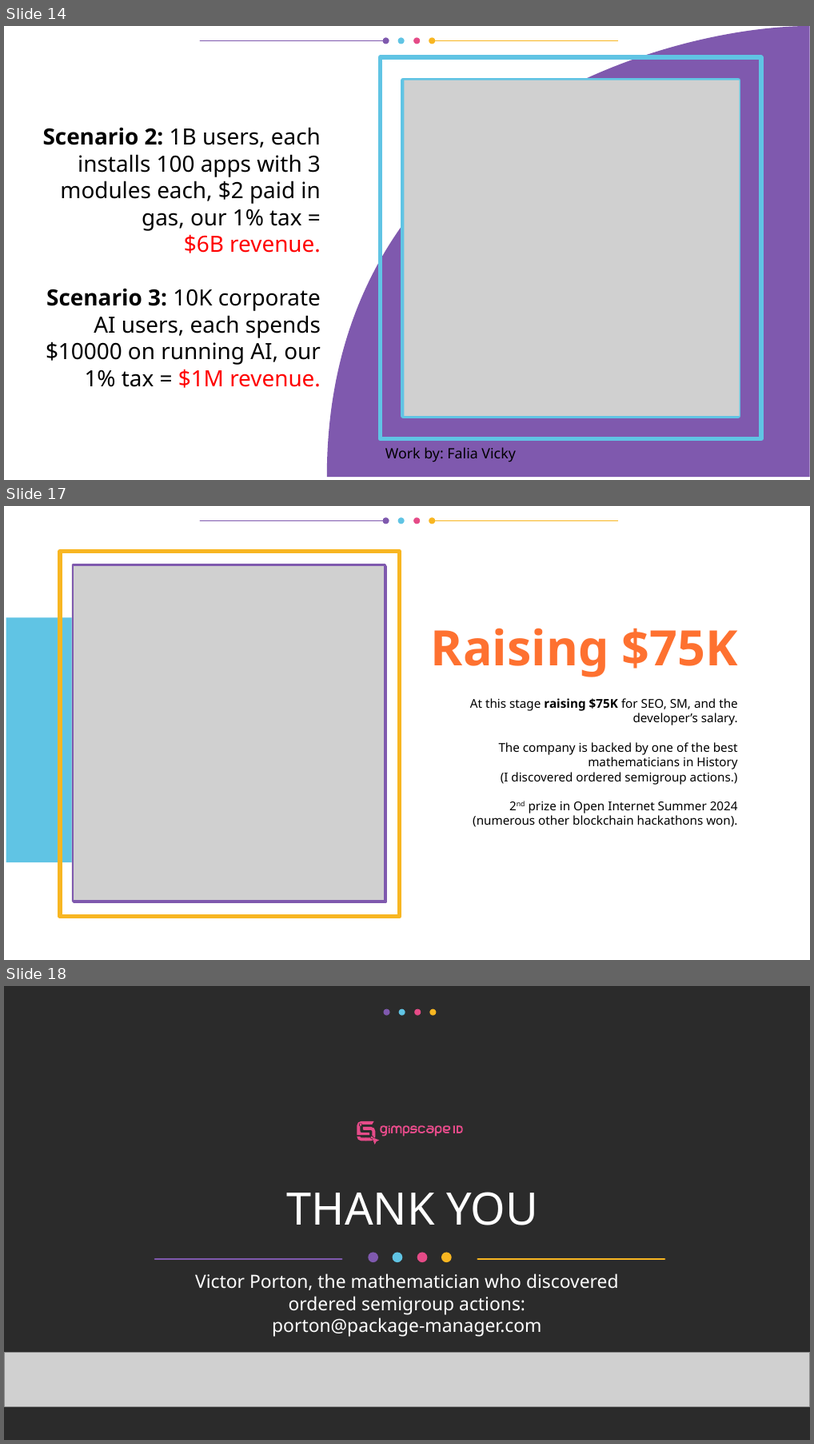
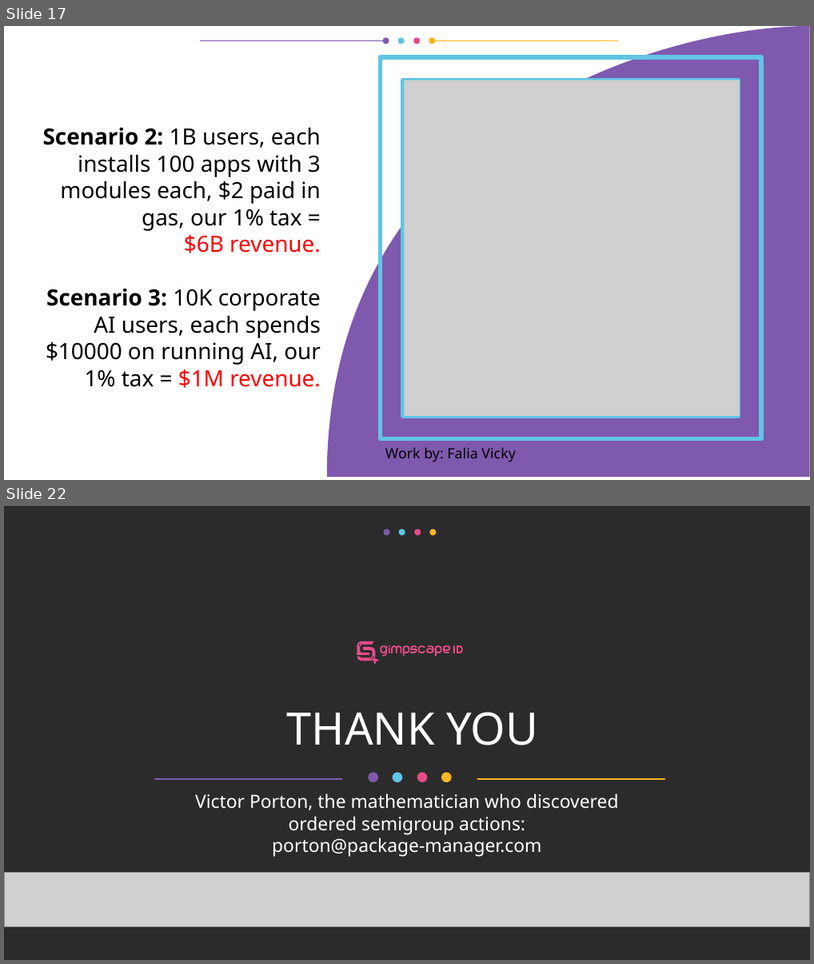
Before and after one commit to vporton/icp-package-manager, a slide deck: docs/long-pitchdeck.odp. Shown one above the other, each under a label of ours: slides 14, 17 and 18 before the commit, slides 17 and 22 after it; the slides between them are not shown. The pictures are 814x1444 and 814x964 pixels, drawn with LibreOffice and Linux fonts; fonts in the diff are those of the drawing; grey boxes stand for pictures; background and template pictures are left out; a plain dark background stands for a picture behind light text. Boxes give left, top, right and bottom in pixels: in the first picture for what was removed or moved away, otherwise in the second. Text is boxed around its words. In the diff, an @@ line names an element or a change of style, - is before the commit and + after.

```diff
--- a/docs/long-pitchdeck.odp
+++ b/docs/long-pitchdeck.odp
@@ slide 17 removed at <box>4,506,810,960</box>, background #FFFFFF; not listed: 2 template elements that a slide beside it also shows @@
@@ group removed at <box>383,518,436,524</box>: 4 freeform shapes @@
@@ freeform shape removed at <box>60,552,400,916</box> @@
@@ picture removed at <box>72,564,386,902</box> @@
@@ freeform shape removed at <box>73,564,386,900</box> @@
@@ freeform shape removed at <box>73,564,386,900</box> @@
@@ freeform shape removed at <box>74,566,386,902</box> @@
@@ freeform shape removed at <box>79,572,378,894</box> @@
@@ freeform shape removed at <box>80,573,379,896</box> @@
@@ freeform shape removed at <box>6,618,266,862</box> @@
@@ title removed at <box>431,628,738,677</box> @@
-Raising $75K
@@ title removed at <box>470,698,738,827</box> @@
-At this stage raising $75K for SEO, SM, and the developer’s salary.
-The company is backed by one of the best mathematicians in History
-(I discovered ordered semigroup actions.)
-2nd prize in Open Internet Summer 2024
-(numerous other blockchain hackathons won).
@@ what was slide 14 is now slide 17 @@
@@ what was slide 18 is now slide 22 @@
```
Also in this commit, not shown: 3 slides changed, 5 slides added, 1 other file.
